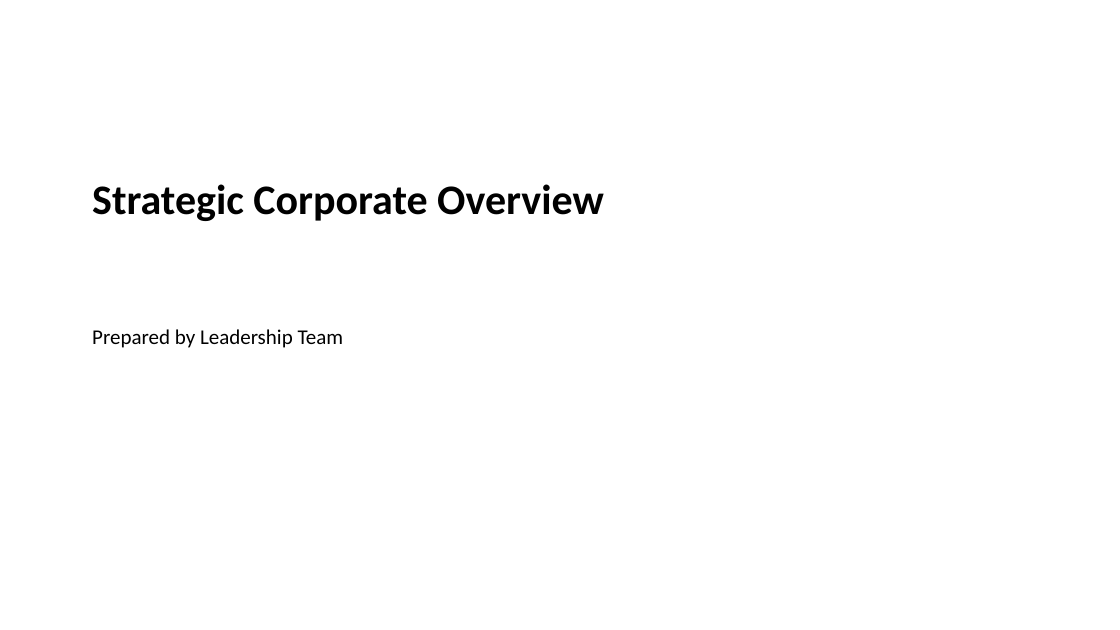
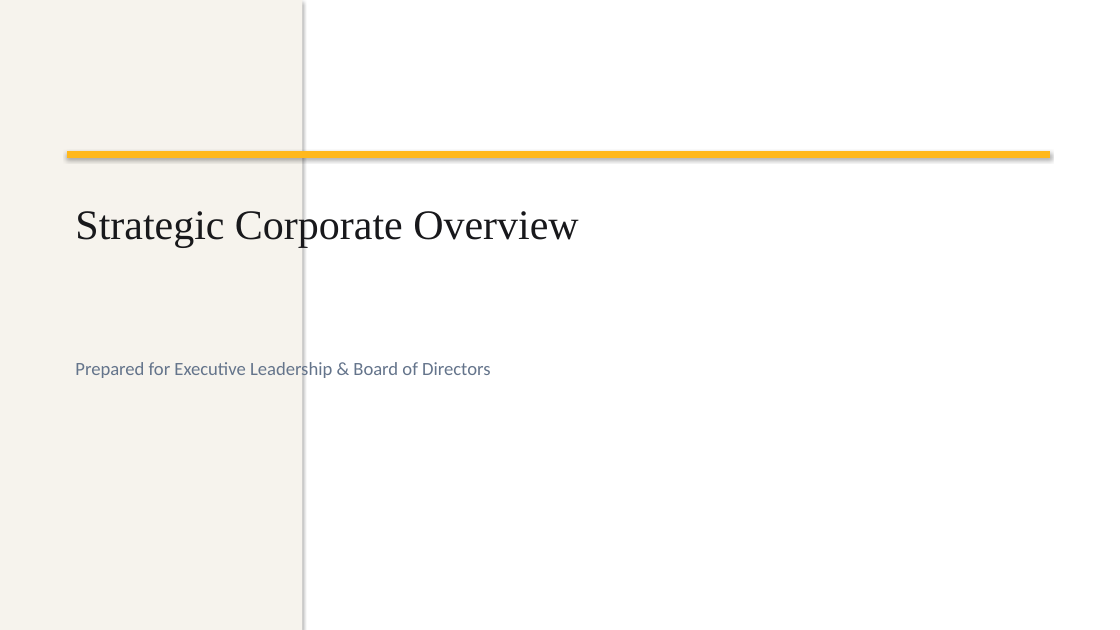
Before and after one commit to AkshayJohn03/ChangeMy_powerpoint, a slide deck: slide 1 of backend/samples/sample_12slide_archetypes.pptx. Drawn at 1120x630 pixels with LibreOffice and Linux fonts; fonts in the diff are those of the drawing. Boxes give left, top, right and bottom in pixels: in the first picture for what was removed or moved away, otherwise in the second. Text is boxed around its words. In the diff, an @@ line names an element or a change of style, - is before the commit and + after.

Commit message:
feat: real SlideGNN onnx/safetensors models, true raw template layout rendering, and rich visual sample deck

```diff
--- a/backend/samples/sample_12slide_archetypes.pptx
+++ b/backend/samples/sample_12slide_archetypes.pptx
@@ rectangle added at box(0, 0, 302, 630), fill #F6F3ED @@
@@ rectangle added at box(67, 151, 1050, 158), fill #FFB81C @@
@@ text "Strategic Corporate Overview": place and size @@
-text "Strategic Corporate Overview" at box(92, 184, 604, 221)
+text "Strategic Corporate Overview" at box(75, 206, 578, 247)
@@ text "Strategic Corporate Overview" at box(75, 206, 578, 247): font Calibri to Times New Roman, text colour #000000 to #18181B, bold off @@
@@ text removed at box(92, 329, 344, 348) @@
-Prepared by Leadership Team
@@ text added at box(75, 360, 490, 381), 16 pt, text #64748B @@
+Prepared for Executive Leadership & Board of Directors
```
Also in this commit, not shown: 4 other slides changed, 7 slides added, 7 slides removed, 11 other files.
